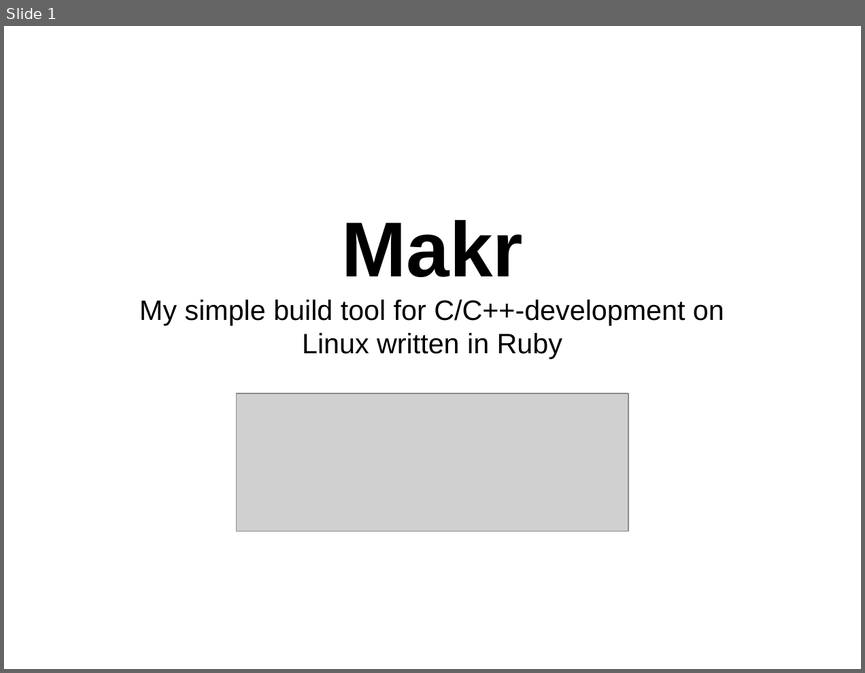
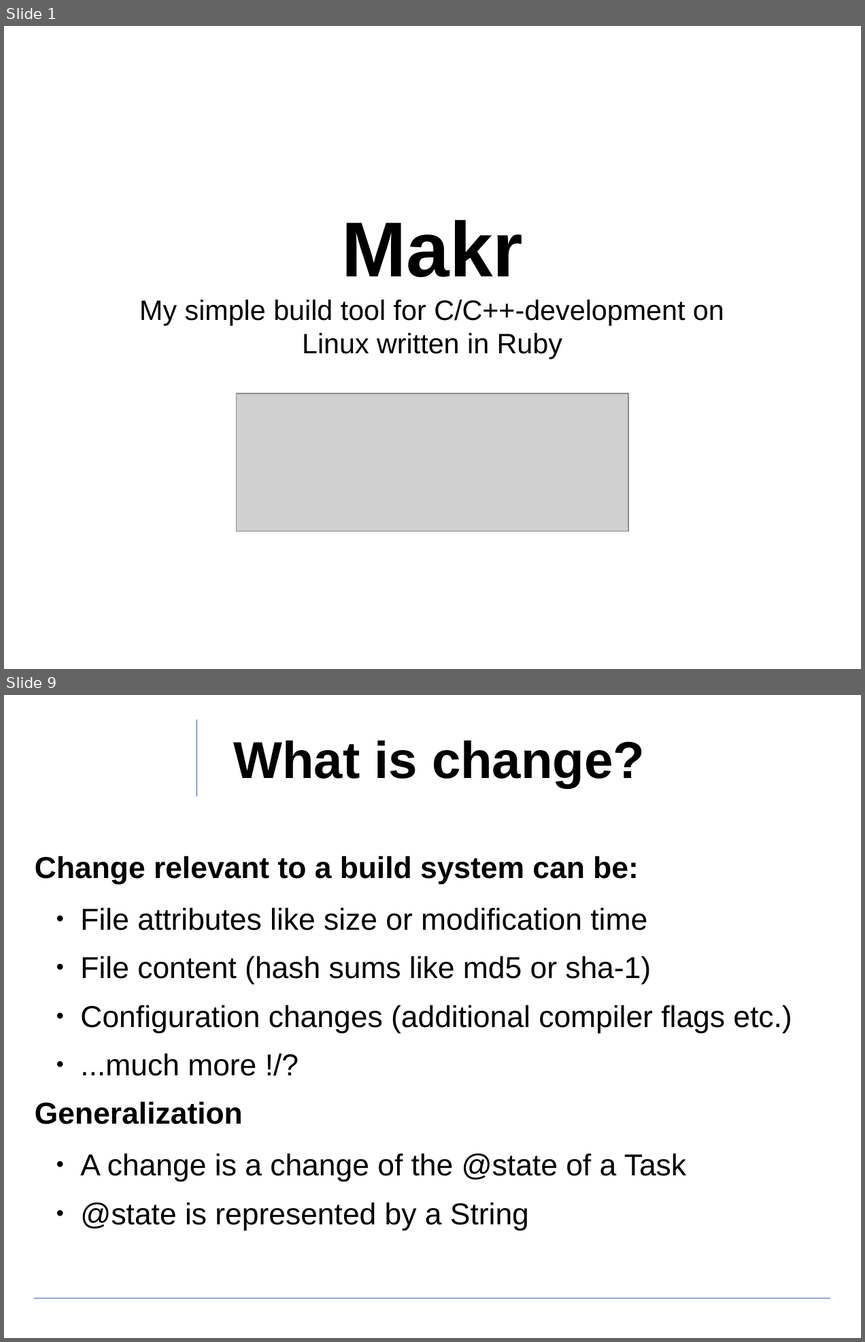
Before and after one commit to ewuenf/Makr, a slide deck: doc/concepts/Makr_Concepts.01.odp. Shown one above the other, each under a label of ours: slide 1 before the commit, slides 1 and 9 after it; the slides between them are not shown. The pictures are 865x673 and 865x1342 pixels, drawn with LibreOffice and Linux fonts; fonts in the diff are those of the drawing; grey boxes stand for pictures; background and template pictures are left out. Boxes give left, top, right and bottom in pixels: in the first picture for what was removed or moved away, otherwise in the second. Text is boxed around its words. In the diff, an @@ line names an element or a change of style, - is before the commit and + after.

```diff
--- a/doc/concepts/Makr_Concepts.01.odp
+++ b/doc/concepts/Makr_Concepts.01.odp
@@ slide 9 added at bbox=[4, 695, 861, 1338], background #FFFFFF @@
@@ line added from (197, 719) to (197, 796), #3465A4 0 pt @@
@@ title added at bbox=[233, 740, 645, 788], 48 pt, text #000000, bold @@
+What is change?
@@ text added at bbox=[35, 855, 791, 1230], 28 pt, text #000000 @@
+Change relevant to a build system can be:
+  ● File attributes like size or modification time
+  ● File content (hash sums like md5 or sha-1)
+  ● Configuration changes (additional compiler flags etc.)
+  ● ...much more !/?
+Generalization
+  ● A change is a change of the @state of a Task
+  ● @state is represented by a String
@@ line added from (35, 1298) to (830, 1298), #3465A4 0 pt @@
```
Also in this commit, not shown: 2 slides changed, 6 other slides added, 1 slide removed, 1 other file.
